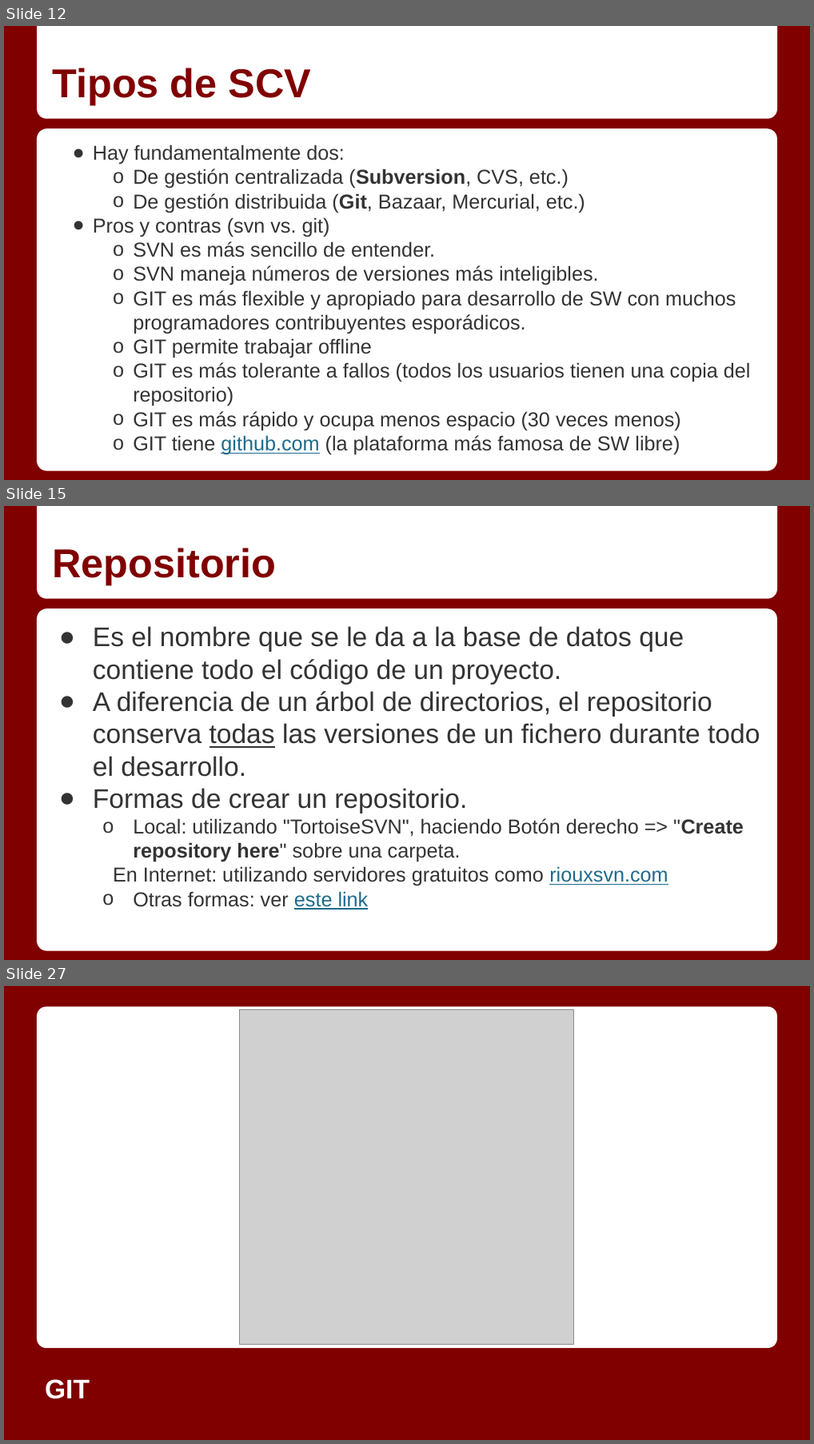
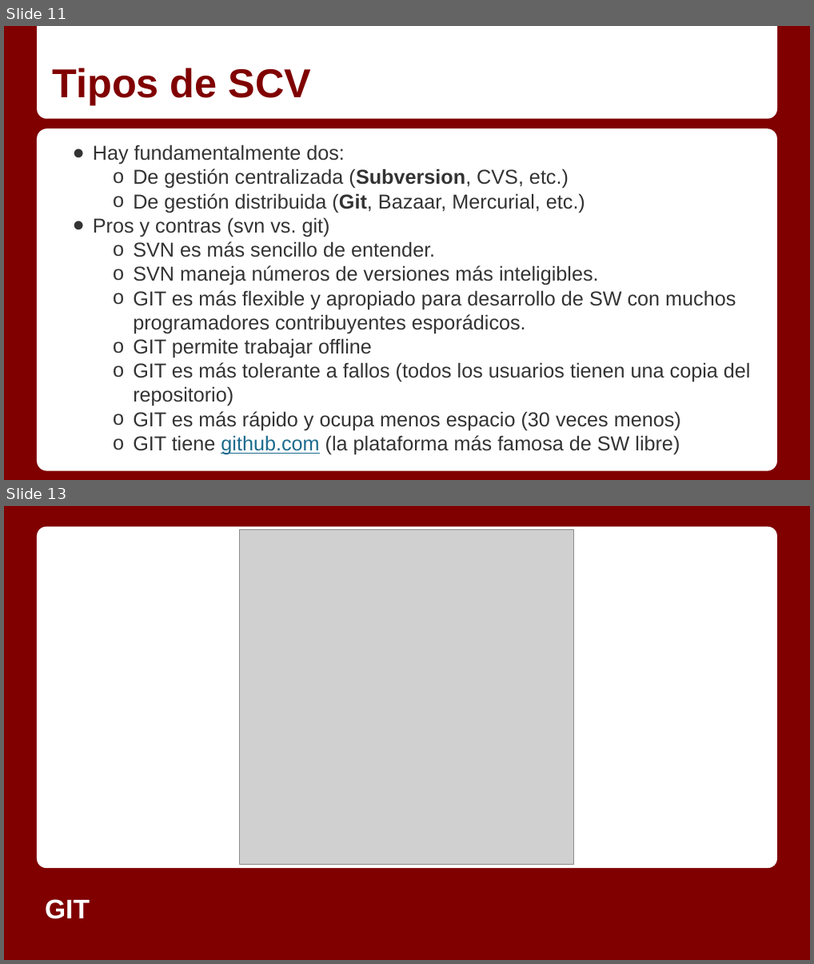
Before and after one commit to Gmuela/CursoJava, a slide deck: Git/GIT.pptx. Shown one above the other, each under a label of ours: slides 12, 15 and 27 before the commit, slides 11 and 13 after it; the slides between them are not shown. The pictures are 814x1444 and 814x964 pixels, drawn with LibreOffice and Linux fonts; fonts in the diff are those of the drawing; grey boxes stand for pictures. Boxes give left, top, right and bottom in pixels: in the first picture for what was removed or moved away, otherwise in the second. Text is boxed around its words. In the diff, an @@ line names an element or a change of style, - is before the commit and + after.

```diff
--- a/Git/GIT.pptx
+++ b/Git/GIT.pptx
@@ slide 15 removed at box(4, 506, 810, 960), background #800000; not listed: 2 template elements that a slide beside it also shows @@
@@ title removed at box(52, 548, 276, 585) @@
-Repositorio
@@ text removed at box(93, 626, 760, 909) @@
-● Es el nombre que se le da a la base de datos que contiene todo el código de un proyecto.
-● A diferencia de un árbol de directorios, el repositorio conserva todas las versiones de un fichero durante todo el desarrollo.
-● Formas de crear un repositorio.
-  o Local: utilizando "TortoiseSVN", haciendo Botón derecho => "Create repository here" sobre una carpeta.
-  En Internet: utilizando servidores gratuitos como riouxsvn.com
-  o Otras formas: ver este link
@@ what was slide 12 is now slide 11 @@
@@ what was slide 27 is now slide 13 @@
```
Also in this commit, not shown: 8 slides changed, 1 slide added, 16 other slides removed, 6 other files.
